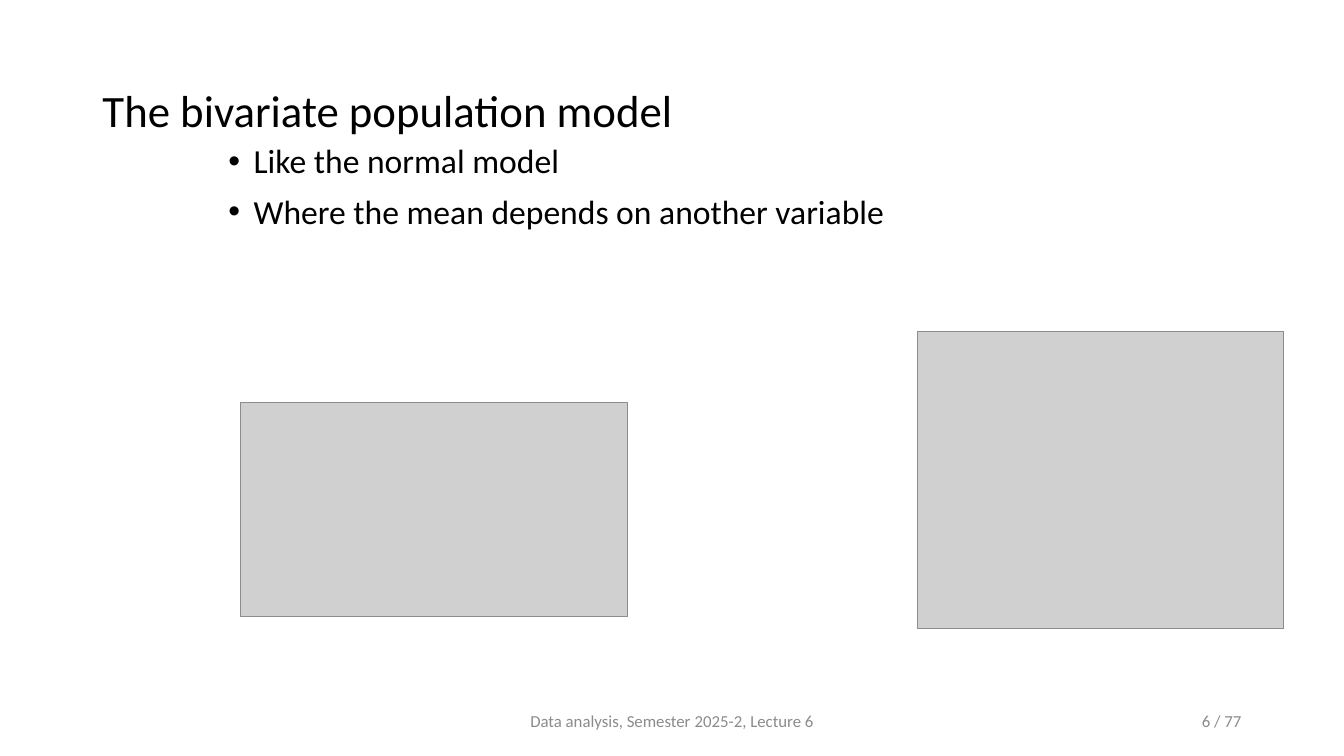
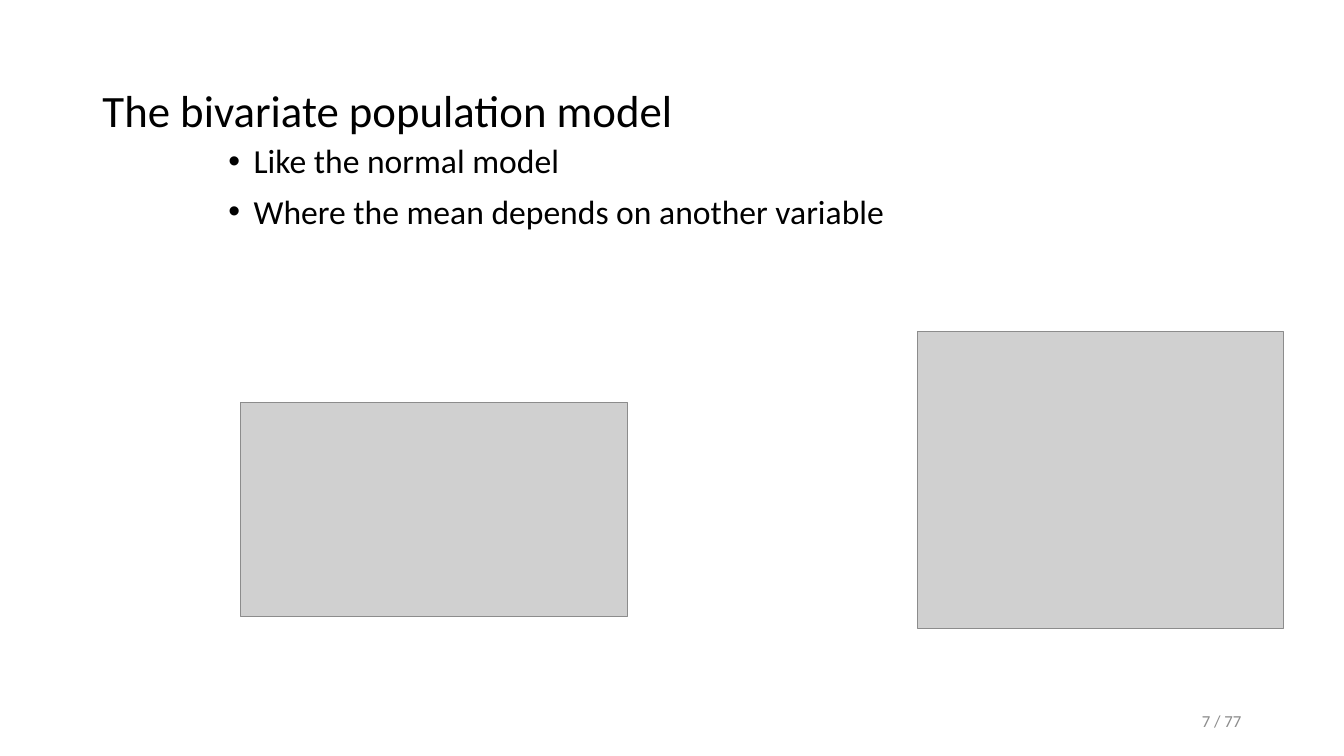
Before and after one commit to opherdonchin/StatisticalComputationAndAnalysis, a slide deck: slide 7 of Lectures/Lecture 6 Linear models.pptx (slide 6 before the commit). Drawn at 1344x756 pixels with LibreOffice and Linux fonts; fonts in the diff are those of the drawing; grey boxes stand for pictures. Boxes give left, top, right and bottom in pixels: in the first picture for what was removed or moved away, otherwise in the second. Text is boxed around its words. In the diff, an @@ line names an element or a change of style, - is before the commit and + after.

```diff
--- a/Lectures/Lecture 6 Linear models.pptx
+++ b/Lectures/Lecture 6 Linear models.pptx
@@ text removed at (530,715,813,730) @@
-Data analysis, Semester 2025-2, Lecture 6
@@ page number at (1202,716,1241,727): text changed @@
-6 / 77
+7 / 77
```
Also in this commit, not shown: 38 other slides changed, 21 slides added, 3 slides removed, 3 other files.
